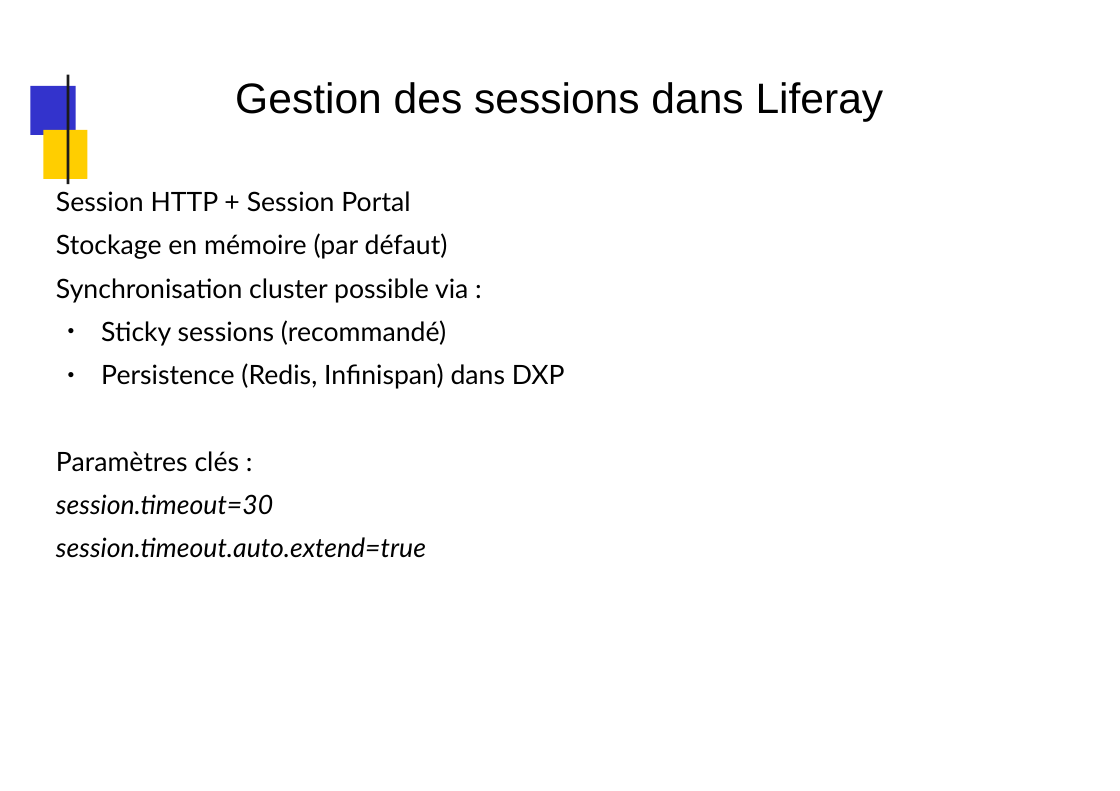
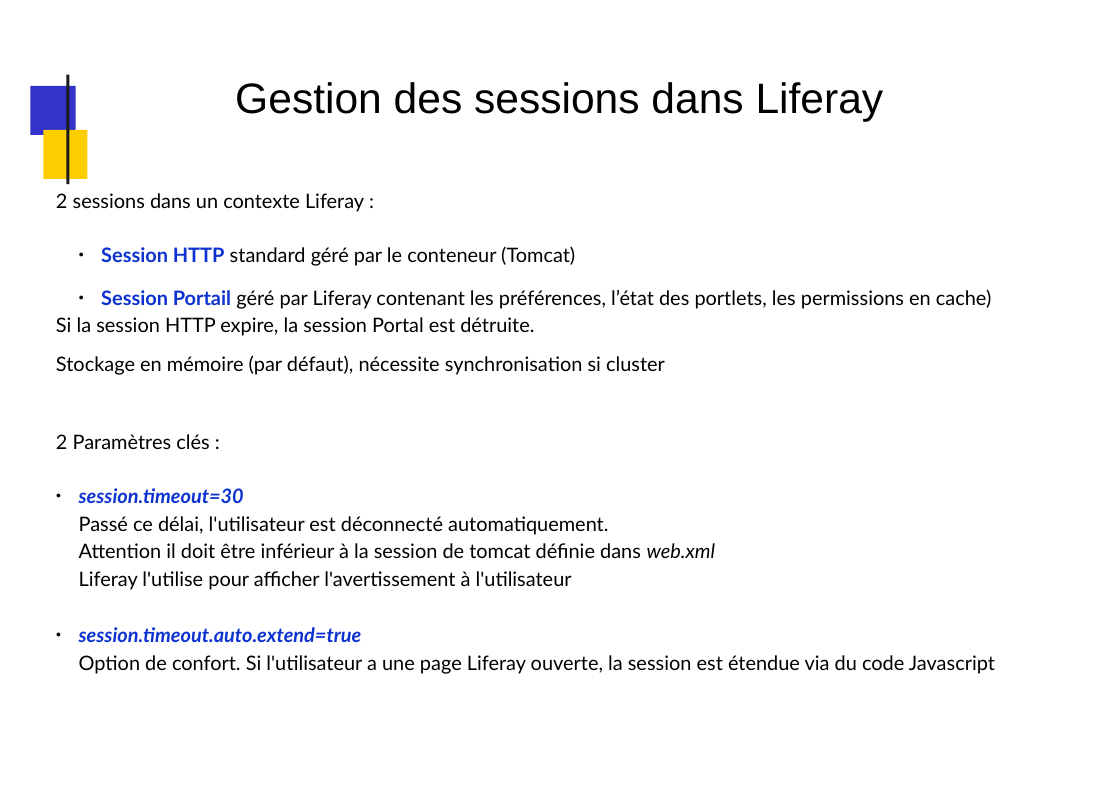
Before and after one commit to dthibau/liferay, a slide deck: slide 79 of Lrd7.pptx (slide 80 before the commit). Drawn at 1120x791 pixels with LibreOffice and Linux fonts; fonts in the diff are those of the drawing; background and template pictures are left out. Boxes give left, top, right and bottom in pixels: in the first picture for what was removed or moved away, otherwise in the second. Text is boxed around its words. In the diff, an @@ line names an element or a change of style, - is before the commit and + after.

Commit message:
Taglibs et slides sur Permissions

```diff
--- a/Lrd7.pptx
+++ b/Lrd7.pptx
@@ text at (x1=56, y1=193, x2=995, y2=674): text changed; size 20 to 15 pt @@
-Session HTTP + Session Portal
-Stockage en mémoire (par défaut)
-Synchronisation cluster possible via :
-● Sticky sessions (recommandé)
-● Persistence (Redis, Infinispan) dans DXP
-Paramètres clés :
-session.timeout=30
-session.timeout.auto.extend=true
+2 sessions dans un contexte Liferay :
+  ● Session HTTP standard géré par le conteneur (Tomcat)
+  ● Session Portail géré par Liferay contenant les préférences, l’état des portlets, les permissions en cache)
+Si la session HTTP expire, la session Portal est détruite.
+Stockage en mémoire (par défaut), nécessite synchronisation si cluster
+2 Paramètres clés :
+● session.timeout=30
+  Passé ce délai, l'utilisateur est déconnecté automatiquement.
+  Attention il doit être inférieur à la session de tomcat définie dans web.xml
+  Liferay l'utilise pour afficher l'avertissement à l'utilisateur
+● session.timeout.auto.extend=true
+  Option de confort. Si l'utilisateur a une page Liferay ouverte, la session est étendue via du code Javascript
```
Also in this commit, not shown: 61 other slides changed, 31 slides added, 12 slides removed, 5 other files.
